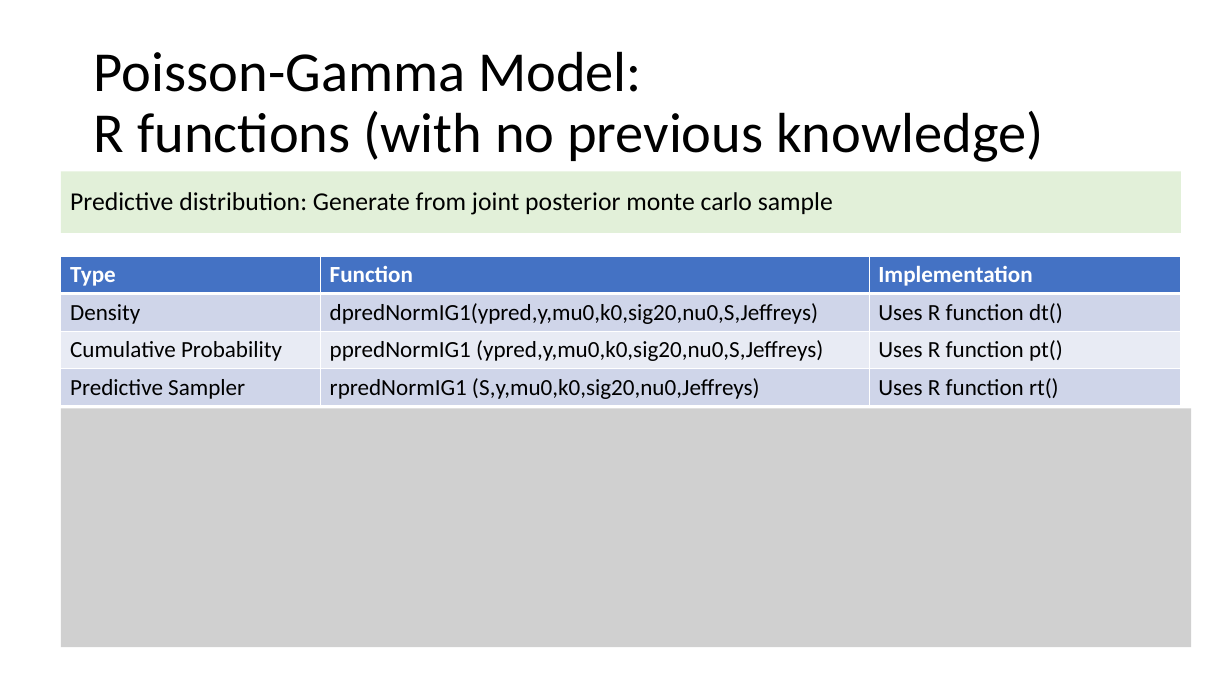
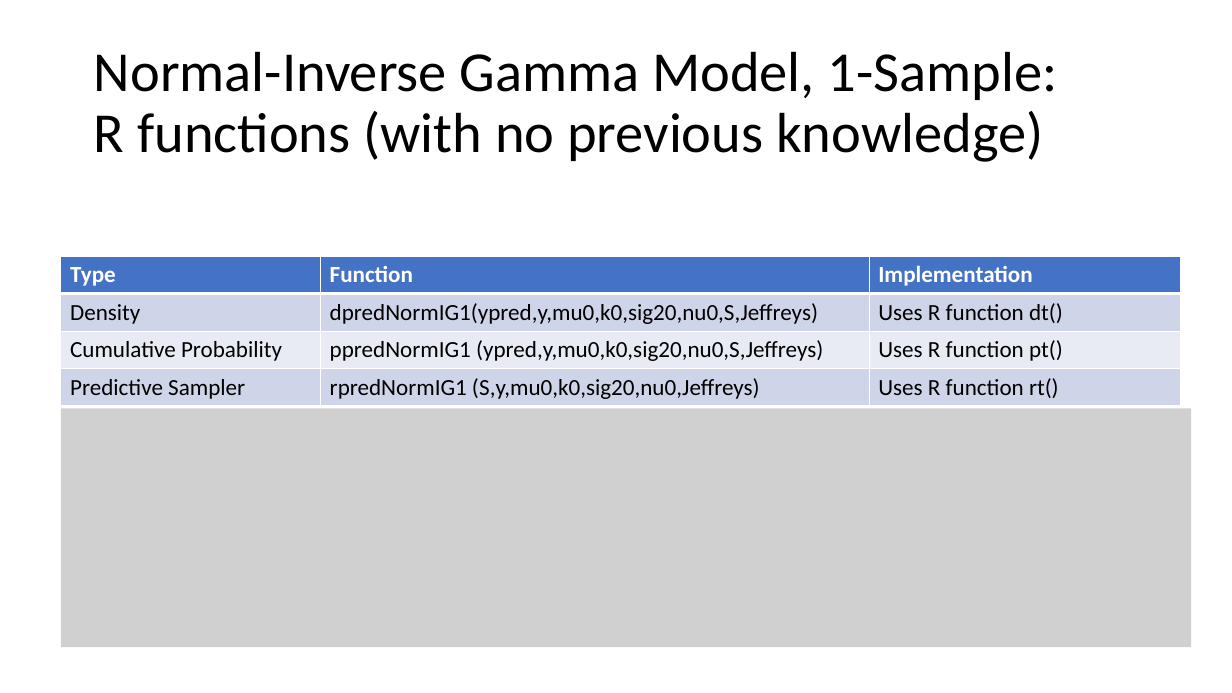
Before and after one commit to vgharris3/predictiveInference, a slide deck: slide 27 of Thesis_Files/ThesisDefense.pptx. Drawn at 1232x693 pixels with LibreOffice and Linux fonts; fonts in the diff are those of the drawing; grey boxes stand for pictures. Boxes give left, top, right and bottom in pixels: in the first picture for what was removed or moved away, otherwise in the second. Text is boxed around its words. In the diff, an @@ line names an element or a change of style, - is before the commit and + after.

```diff
--- a/Thesis_Files/ThesisDefense.pptx
+++ b/Thesis_Files/ThesisDefense.pptx
@@ title at [94,51,1058,162]: text changed @@
-Poisson-Gamma Model:
-R functions (with no previous knowledge)
+Normal-Inverse Gamma Model, 1-Sample:
+R functions (with no previous knowledge)
@@ text removed at [61,171,1181,233] @@
-Predictive distribution: Generate from joint posterior monte carlo sample
```
Also in this commit, not shown: 11 other slides changed, 7 slides added, 13 other files.
